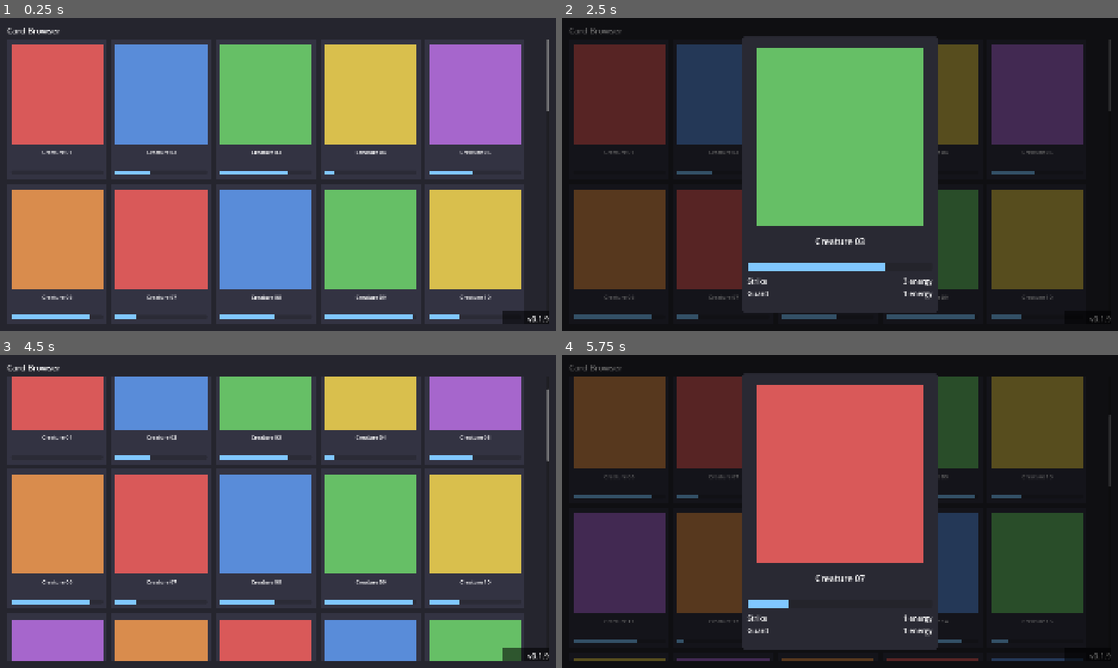
Above: before the commit, frames 1-4 (two rows, left to right).
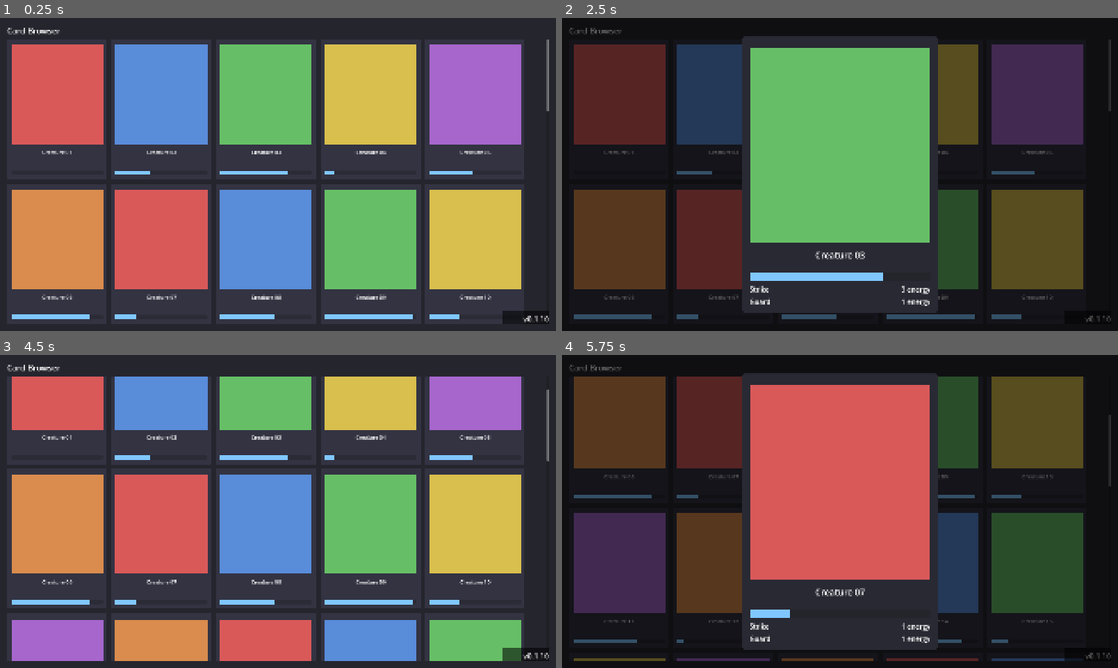
Above: after the commit, the same moments.

Repository: VirtualSteveShow/UnnamedCardGame
Game: Godot game, scene res://scenes/card_browser/card_browser.tscn
Two runs of this game, one before a commit and one after it. Both use one fixed random seed, a clock stepped at 60 frames per second and the inputs below.
Inputs (mouse positions are in pixels of both pictures, inside the frame that each line leads up to):
- Up to frame 1 (0.25 s): no input
- Up to frame 2 (2.5 s): tap Enter at 0.5, 2 s; drag from (617, 108) to (895, 105) at 0.52 s; tap Space at 1.25 s; drag from (723, 105) to (812, 237) at 1.27 s; move the mouse to (828, 108) at 2.02 s; click (828, 108) at 2.17 s
- Up to frame 3 (4.5 s): tap Space at 2.75 s; drag from (372, 445) to (111, 464) at 2.77 s; tap Enter at 3.5 s; drag from (472, 445) to (305, 511) at 3.52 s; drag from (55, 589) to (194, 433) at 4.27 s
- Up to frame 4 (5.75 s): tap Space at 5 s; move the mouse to (723, 433) at 5.02 s; click (723, 433) at 5.17 s

The runs differ from the first frame. In frame 1, less than 0.1% of the frame differs, in the area x 94-99%, y 95-98%; in frame 2, 4.9%, in the area x 33-99%, y 9-98%; in frame 3, less than 0.1%; in frame 4, 4.0%.

Commit message:
Match detail card border to grid card border exactly
Previous fix solved the detail Art node's width fraction to match the
grid's art *aspect ratio*, but kept a different top-margin fraction --
so the side margins ended up ~7.9% while the top stayed ~4%, an uneven
border that also didn't match the grid's border proportions. Detail
Art now uses the exact same anchor fractions as the grid's Art node on
all four sides, which satisfies both the ratio and the border-percentage
consistency in one move (the two panels already share the same overall
aspect ratio, so identical fractions guarantee both). Version -> 0.1.10.

Diff:
--- a/game/project.godot
+++ b/game/project.godot
@@ -11,7 +11,7 @@
 [application]
 
 config/name="Unnamed Card Game"
-config/version="0.1.9"
+config/version="0.1.10"
 run/main_scene="res://scenes/card_browser/card_browser.tscn"
 config/features=PackedStringArray("4.7", "GL Compatibility")
 config/icon="res://icon.svg"
--- a/game/scenes/card_browser/card_detail.tscn
+++ b/game/scenes/card_browser/card_detail.tscn
@@ -49,20 +49,20 @@
 
 [node name="Art" type="ColorRect" parent="Panel"]
 layout_mode = 1
-anchor_left = 0.079
+anchor_left = 0.04
 anchor_top = 0.04
-anchor_right = 0.921
-anchor_bottom = 0.69
+anchor_right = 0.96
+anchor_bottom = 0.75
 grow_horizontal = 2
 grow_vertical = 2
 color = Color(1, 1, 1, 1)
 
 [node name="NameLabel" type="Label" parent="Panel"]
 layout_mode = 1
-anchor_left = 0.03
-anchor_top = 0.72
-anchor_right = 0.97
-anchor_bottom = 0.80
+anchor_left = 0.04
+anchor_top = 0.77
+anchor_right = 0.96
+anchor_bottom = 0.84
 grow_horizontal = 2
 grow_vertical = 2
 theme_override_font_sizes/font_size = 30
@@ -71,10 +71,10 @@
 
 [node name="XpBar" type="ProgressBar" parent="Panel"]
 layout_mode = 1
-anchor_left = 0.03
-anchor_top = 0.82
-anchor_right = 0.97
-anchor_bottom = 0.85
+anchor_left = 0.04
+anchor_top = 0.855
+anchor_right = 0.96
+anchor_bottom = 0.885
 grow_horizontal = 2
 grow_vertical = 2
 theme_override_styles/fill = SubResource("StyleBoxFlat_xp_fill")
@@ -82,9 +82,9 @@
 
 [node name="AbilityList" type="VBoxContainer" parent="Panel"]
 layout_mode = 1
-anchor_left = 0.03
-anchor_top = 0.87
-anchor_right = 0.97
+anchor_left = 0.04
+anchor_top = 0.90
+anchor_right = 0.96
 anchor_bottom = 0.98
 grow_horizontal = 2
 grow_vertical = 2
Not shown, changed: game/export_presets.cfg
